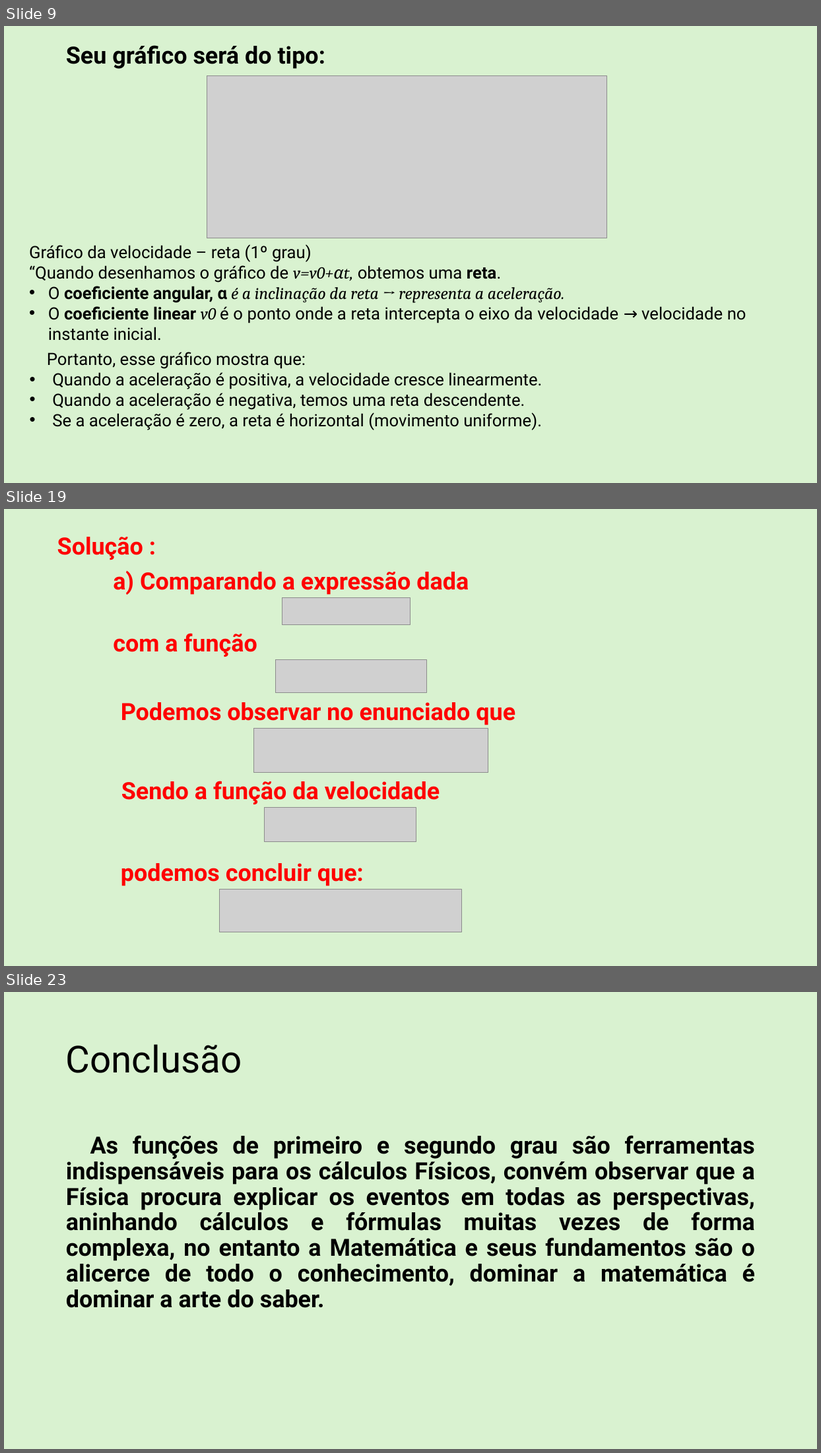
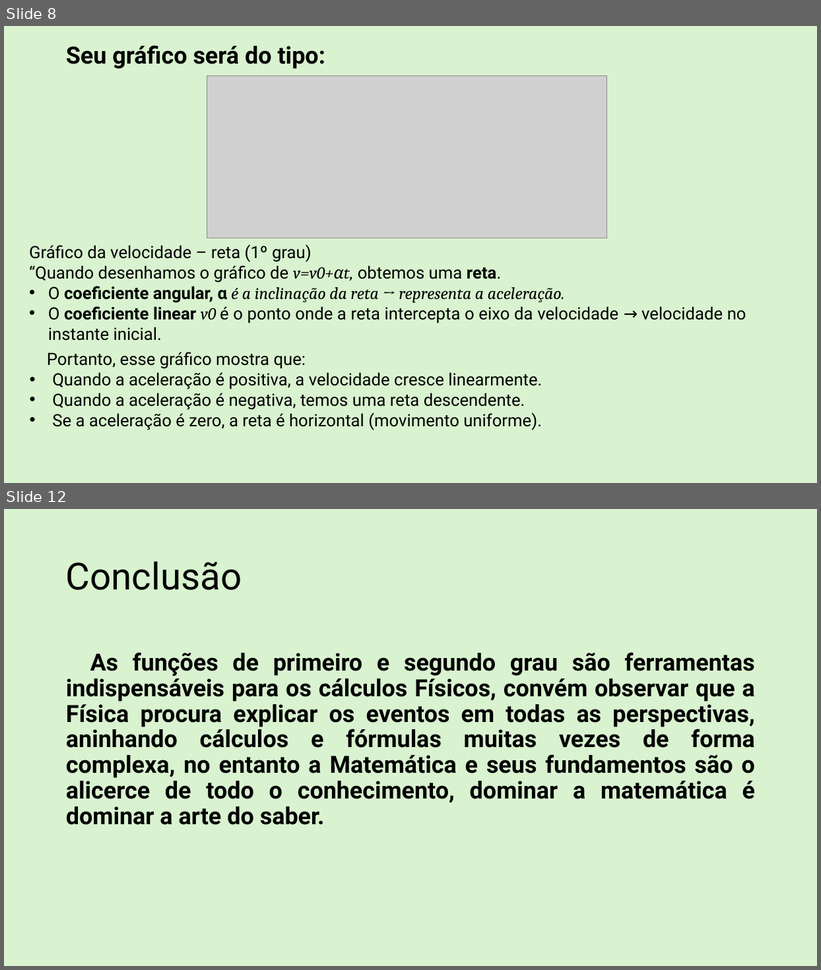
Before and after one commit to Rafael-Silva-Natal/IFRN_apresentacoes, a slide deck: Downloads/Matematica Fundamental.pptx. Shown one above the other, each under a label of ours: slides 9, 19 and 23 before the commit, slides 8 and 12 after it; the slides between them are not shown. The pictures are 821x1453 and 821x970 pixels, drawn with LibreOffice and Linux fonts; fonts in the diff are those of the drawing; grey boxes stand for pictures. Boxes give left, top, right and bottom in pixels: in the first picture for what was removed or moved away, otherwise in the second. Text is boxed around its words. In the diff, an @@ line names an element or a change of style, - is before the commit and + after.

```diff
--- a/Downloads/Matematica Fundamental.pptx
+++ b/Downloads/Matematica Fundamental.pptx
@@ slide 19 removed at box(4, 509, 817, 966), background #D9F2D0 @@
@@ title removed at box(57, 537, 143, 560) @@
-Solução :
@@ text removed at box(113, 571, 469, 595) @@
-a) Comparando a expressão dada
@@ picture removed at box(282, 598, 411, 626) @@
@@ text removed at box(113, 633, 257, 657) @@
-com a função
@@ picture removed at box(275, 660, 426, 693) @@
@@ text removed at box(121, 702, 516, 725) @@
-Podemos observar no enunciado que
@@ picture removed at box(253, 728, 488, 772) @@
@@ text removed at box(121, 781, 440, 805) @@
-Sendo a função da velocidade
@@ picture removed at box(265, 808, 416, 842) @@
@@ text removed at box(121, 863, 364, 887) @@
-podemos concluir que:
@@ picture removed at box(219, 890, 462, 932) @@
@@ what was slide 9 is now slide 8 @@
@@ what was slide 23 is now slide 12 @@
```
Also in this commit, not shown: 5 slides changed, 3 slides added, 13 other slides removed, 2 other files.
